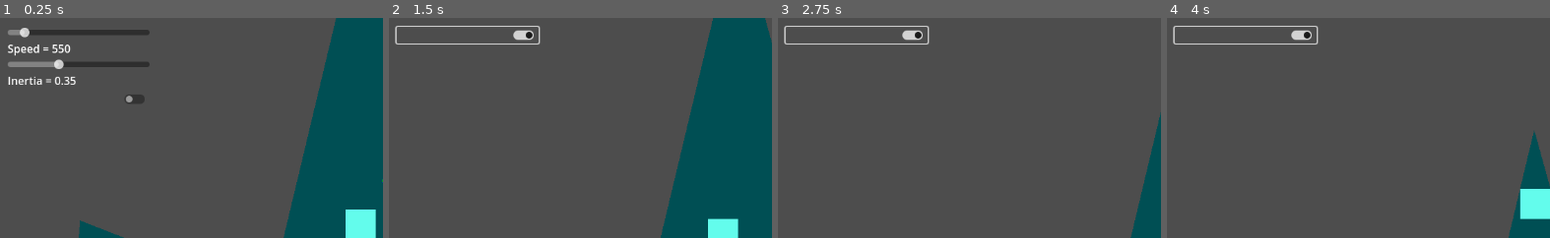
Above: before the commit, frames 1-4 (left to right).
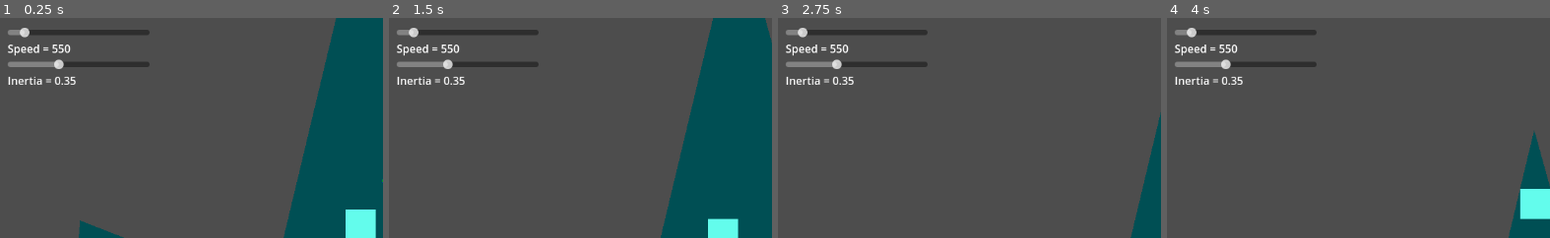
Above: after the commit, the same moments.

Repository: JomardArnaud/CustomGodotEngine
Game: Godot game, scene res://Main.tscn
Two runs of this game, one before a commit and one after it. Both use one fixed random seed, a clock stepped at 60 frames per second and the inputs below.
Inputs (mouse positions are % of the whole screen's width and height, from its top left):
- Up to frame 1 (0.25 s): no input
- Up to frame 2 (1.5 s): click (10, 23) at 0.52 s; move the mouse to (71, 45) at 1.27 s; hold Z (moveUp) from 1.28 s (still down); tap Shift (dash) at 1.35 s; click (71, 45) at 1.42 s
- Up to frame 3 (2.75 s): move the mouse to (28, 55) at 2.02 s; release Z (moveUp) at 2.03 s; hold S (moveDown) from 2.03 s (still down); tap R (cleanBullet) at 2.1 s; tap Shift (dash) at 2.3 s
- Up to frame 4 (4 s): move the mouse to (59, 28) at 2.77 s; release S (moveDown) at 2.78 s; hold Z (moveUp) from 2.78 s (still down); tap Shift (dash) at 2.85, 3.8 s; move the mouse to (44, 70) at 3.52 s; tap Y (focusOnPlayer) at 3.6 s; click (44, 70) at 3.67 s
The pictures show only the part of the screen within x 0-50%, y 5-55%; the shares and areas given below are measured in that part.

The runs differ from the first frame. In frame 1, 0.2% of the frame differs, in the area x 32-38%, y 34-39%; in frame 2, 3.0%, in the area x 1-40%, y 3-31%; in frame 3, 3.0%; in frame 4, 3.0%.

Commit message:
Damage v0.7 not add to healthManagement

Diff:
--- a/Source/HUD/DebugHud.gd
+++ b/Source/HUD/DebugHud.gd
@@ -30,6 +30,3 @@
 		nValueLabel.text = str(sliderValues.text, value))
 	valueContainer.add_child(nValueSlider)
 	valueContainer.add_child(nValueLabel)
-
-func _on_check_button_pressed() -> void:
-	valueContainer.visible = !valueContainer.visible
--- a/Source/HUD/DebugHud.tscn
+++ b/Source/HUD/DebugHud.tscn
@@ -26,11 +26,3 @@
 size_flags_vertical = 0
 size_flags_stretch_ratio = 0.0
 tooltip_text = "tthttthth"
-
-[node name="Footer" type="VBoxContainer" parent="MainContainer/VBoxContainer"]
-layout_mode = 2
-
-[node name="CheckButton" type="CheckButton" parent="MainContainer/VBoxContainer/Footer"]
-layout_mode = 2
-
-[connection signal="pressed" from="MainContainer/VBoxContainer/Footer/CheckButton" to="." method="_on_check_button_pressed"]
--- /dev/null
+++ b/Source/Utility/Damage.gd
@@ -0,0 +1,19 @@
+class_name Damage
+extends Object
+
+#for DOT, have a tick duration and a total duration to stop the tick timer, at each tickTimerTimeout inflige the dmg (or maybe dmg/tick to have a better readly on dmg total of a ability)
+var info := {
+    dmg = 0,
+    duration = 0
+} : get = getInfo
+
+static func createDmg(nDmg: float, nDuration: float = 0) -> Damage:
+    var nDamage := Damage.new()
+    nDamage.getInfo().dmg = nDmg
+    if nDuration != 0:
+        #create and add a timer, also connect the signal maybe add tick do dmg overtime for a v2
+        pass
+    return nDamage
+
+func getInfo() -> Dictionary:
+    return info
--- a/Source/Weapon/Melee/MeleeAttack/BaseAttack.gd
+++ b/Source/Weapon/Melee/MeleeAttack/BaseAttack.gd
@@ -43,11 +43,7 @@
 func _on_area_2d_area_entered(area: Area2D) -> void:
 	var areaParent := area.get_parent()
 	if "hp" in areaParent:
-		print("???")
 		areaParent.hp.takeDamage(dmg)
-	# if !(areaParent is BaseAttack):
-	# 	self.queue_free()
 
 func destroy() -> void:
-	print("bye by")
 	self.queue_free()
--- a/Source/Weapon/Ranged/Projectil/BasicBullet.gd
+++ b/Source/Weapon/Ranged/Projectil/BasicBullet.gd
@@ -2,3 +2,4 @@
 
 # Called when the node enters the scene tree for the first time.
 func _ready() -> void:
+    pass
Renamed: Source/HealthManager.gd -> Source/Utility/HealthManager.gd
Renamed: Source/MovementManager.gd -> Source/Utility/MovementManager.gd
